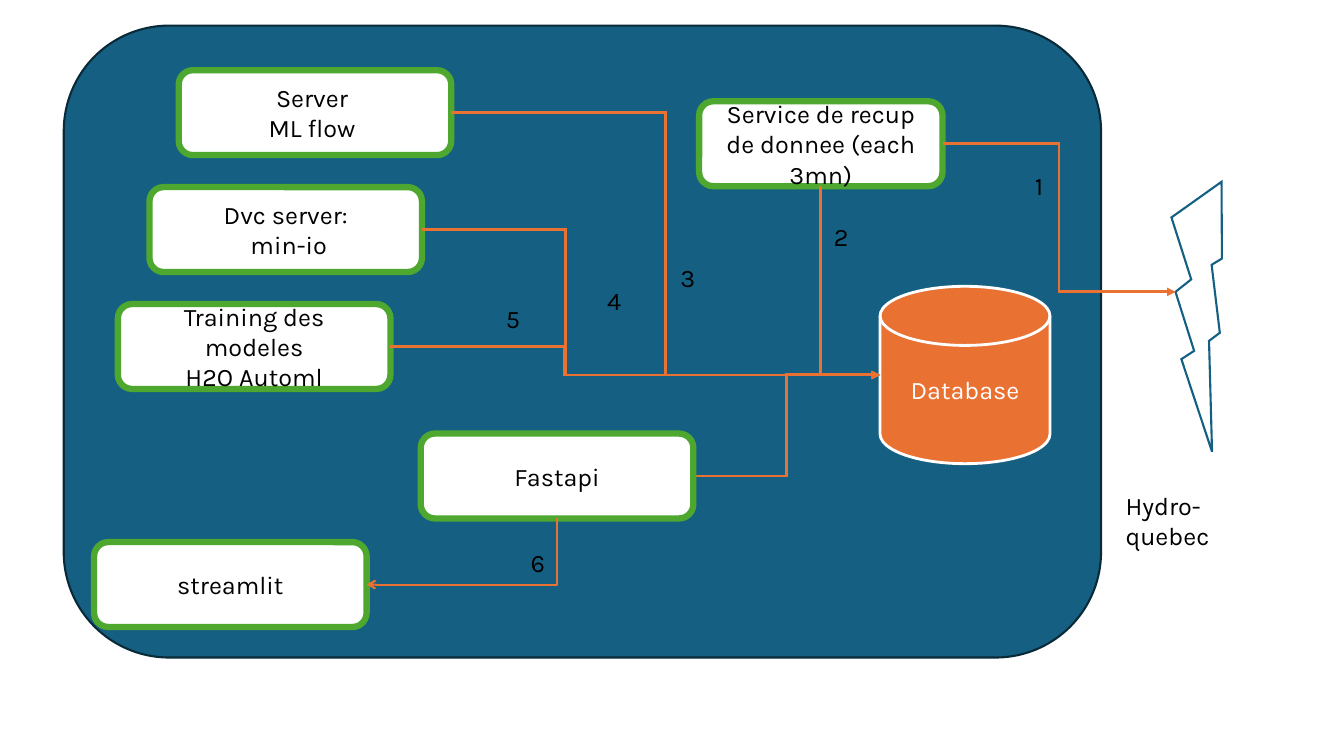
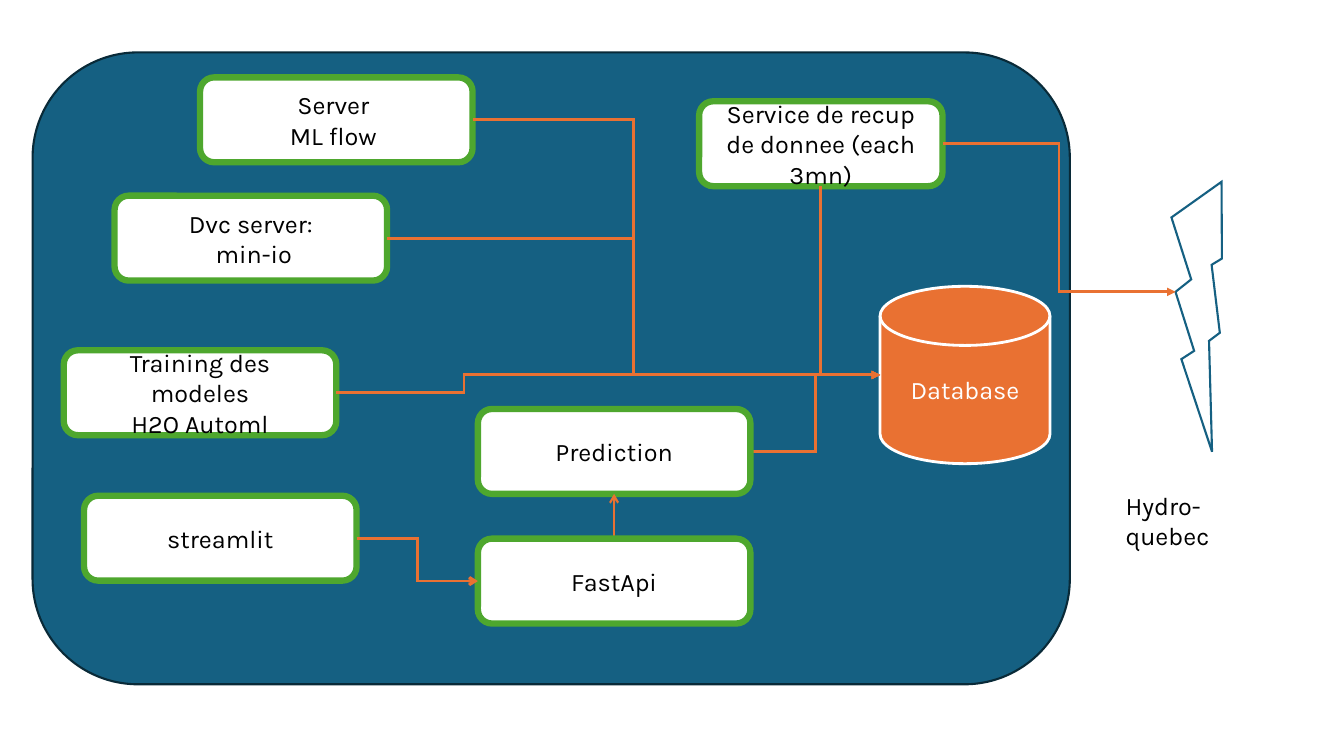
Before and after one commit to seelfidha/hydro-quebec-prediction, a slide deck: slide 6 of prez/architecture.pptx. Drawn at 1344x756 pixels with LibreOffice and Linux fonts; fonts in the diff are those of the drawing. Boxes give left, top, right and bottom in pixels: in the first picture for what was removed or moved away, otherwise in the second. Text is boxed around its words. In the diff, an @@ line names an element or a change of style, - is before the commit and + after.

Commit message:
update presentation

```diff
--- a/prez/architecture.pptx
+++ b/prez/architecture.pptx
@@ rounded rectangle: place and size @@
-rounded rectangle at (64, 25, 1101, 657)
+rounded rectangle at (32, 52, 1070, 685)
@@ rounded rectangle "Server": place and size @@
-rounded rectangle "Server" at (178, 71, 451, 155)
+rounded rectangle "Server" at (200, 78, 472, 162)
@@ elbow arrow moved from (452, 113) - (880, 375) to (473, 120) - (880, 375) @@
@@ text removed at (1035, 179, 1043, 195) @@
-1
@@ rounded rectangle "Dvc server:": place and size @@
-rounded rectangle "Dvc server:" at (149, 188, 421, 272)
+rounded rectangle "Dvc server:" at (115, 196, 387, 280)
@@ elbow arrow moved from (422, 230) - (880, 375) to (387, 238) - (880, 375) @@
@@ text removed at (834, 230, 849, 246) @@
-2
@@ text removed at (607, 294, 621, 310) @@
-4
@@ text removed at (680, 271, 695, 287) @@
-3
@@ text removed at (506, 312, 520, 328) @@
-5
@@ rounded rectangle "Training des modeles H2O Automl": place and size @@
-rounded rectangle "Training des modeles H2O Automl" at (118, 304, 390, 389)
+rounded rectangle "Training des modeles H2O Automl" at (64, 351, 336, 436)
@@ elbow arrow moved from (390, 347) - (880, 375) to (337, 393) - (880, 375) @@
@@ elbow arrow moved from (694, 476) - (880, 375) to (750, 452) - (880, 375) @@
@@ rounded rectangle added at (478, 409, 750, 494), fill #FFFFFF, outline #4EA72E 4.5 pt, 18 pt, text #000000 @@
+Prediction
@@ rounded rectangle "streamlit": place and size @@
-rounded rectangle "streamlit" at (94, 542, 366, 627)
+rounded rectangle "streamlit" at (84, 496, 356, 581)
@@ elbow arrow moved from (558, 518) - (367, 585) to (614, 538) - (614, 494) @@
@@ elbow arrow added from (357, 538) to (478, 581), #E97132 2 pt @@
@@ rounded rectangle "FastApi": place and size @@
-rounded rectangle "FastApi" at (420, 434, 693, 518)
+rounded rectangle "FastApi" at (478, 538, 750, 623)
@@ text removed at (531, 556, 545, 572) @@
-6
@@ text in rounded rectangle at (571, 573, 657, 597): text changed @@
-Fastapi
+FastApi
```
